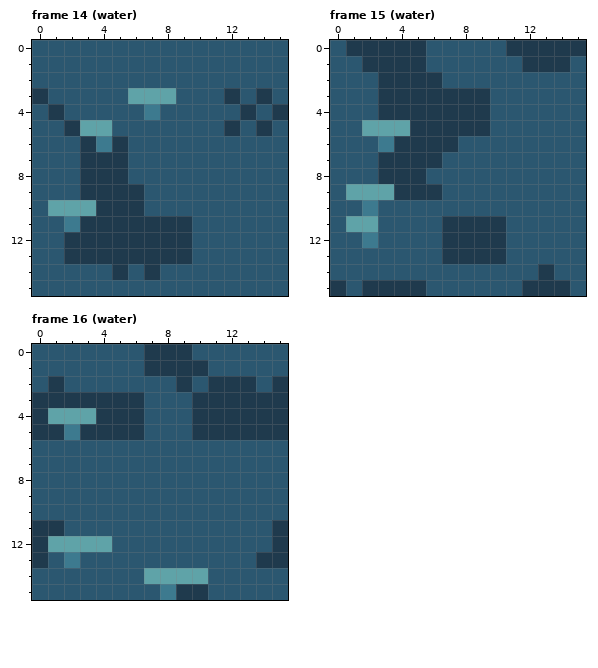
A pixel-art file gets an edit: art/terrain/terrain.aseprite. Above is the file before it was changed.
16x16 pixels, 20 frames. Colours within 5 levels of each other are drawn and written as one. Shown: frame 14 (water), frame 15 (water), frame 16 (water). The commit also changed other frames, which this record leaves out.
And afterwards:
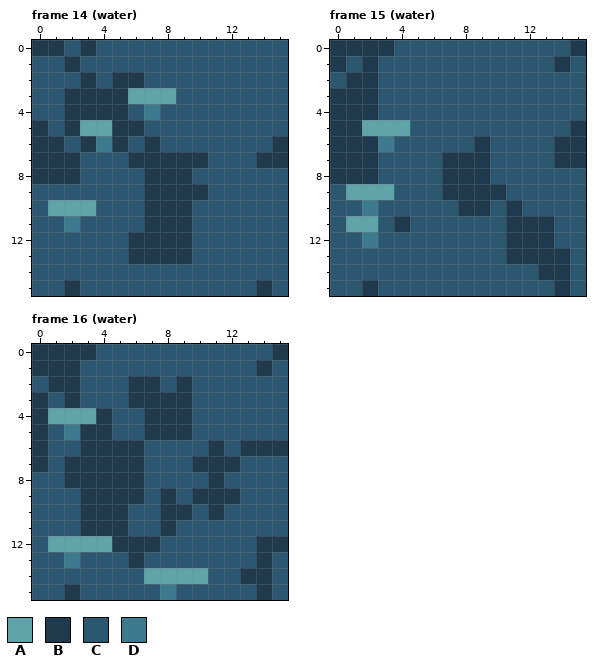
Palette (. is transparent): A #5fa3a8  B #1f3a4d  C #2b5770  D #3d7a8f
The author wrote: fix: keep terrain features inside their tile so tiled kinds do not band
Diff:
Changed rows in their new state; - is an unchanged pixel.
Frame 14 (water):
first column x 0:
 0 BB-B------------
 1 --B-------------
 2 ---B-BB---------
 3 C-BBBB------C-C-
 4 -CBBBB-------C-C
 5 B----BB-----C-C-
 6 BB-----B-------B
 7 BBBCCCBBBBB---BB
 8 BBBCCC-BBB------
 9 ---CCCCBBBB-----
10 ----CCCBBB------
11 ---CCCC---------
12 --CCCC----------
13 --CCCC----------
14 -----C-C--------
15 --B-----------B-
Frame 15 (water):
first column x 0:
 0 B---CC-----CCCC-
 1 B--CCC------CC--
 2 -BBCCCC---------
 3 BBBCCCCCCC------
 4 BBBCCCCCCC------
 5 BB---CCCCC-----B
 6 BBB-CCCC-B----BB
 7 BBBCCCCBBB----BB
 8 BBBCCC-BBB------
 9 ----CCCBBBB-----
10 --------BB-B----
11 ----B--CCCCBBB--
12 -------CCCCBBB--
13 -------CCCCBBBB-
14 --------------B-
15 C--CCC------CC--
Frame 16 (water):
first column x 0:
 0 BBBB---CCC-----B
 1 BBB----CCCC---B-
 2 --B---BB---CCC-C
 3 -C-CCC-BBBCCCCCC
 4 -----CCBBBCCCCCC
 5 -C---CCBBBCCCCCC
 6 B--BBBB----B-BBB
 7 B-BBBBB---BBB---
 8 --BBBBB----B----
 9 ---BBBB-B-BBB---
10 ---BBB--BB-B----
11 CC-BBB--B------C
12 C----BBB------B-
13 C-----B--------C
14 -------------BB-
15 --B------CC---B-
